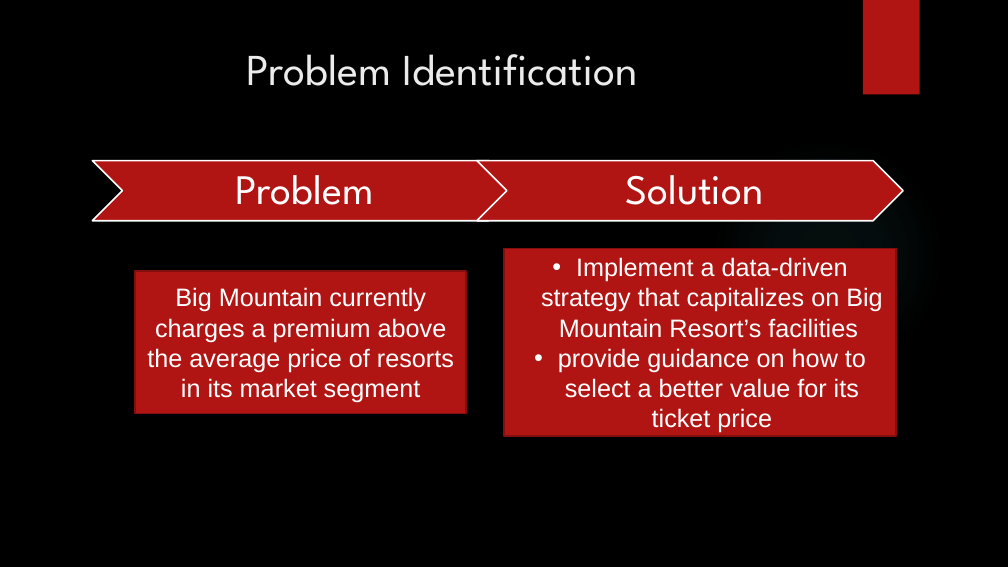
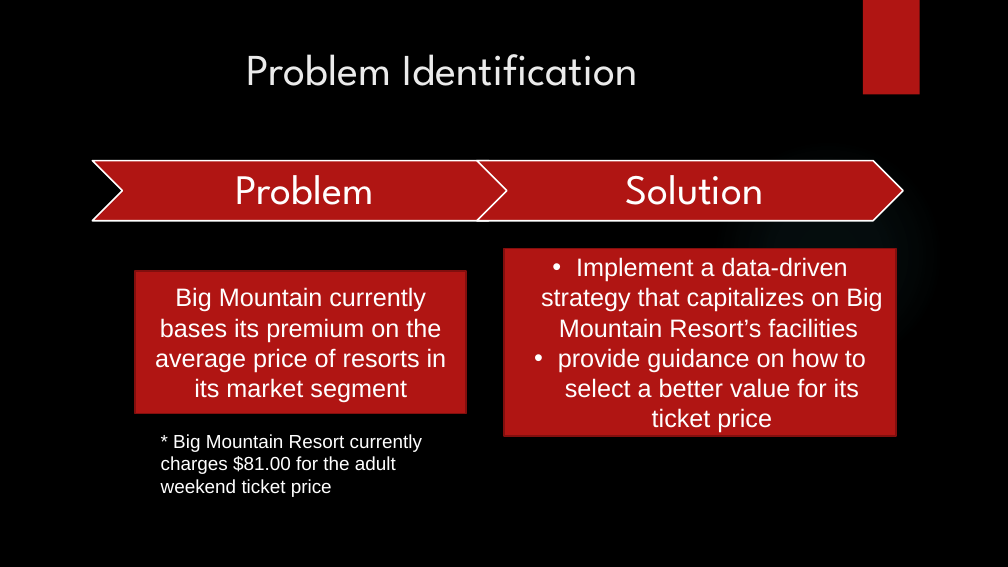
Before and after one commit to mbarona2/DataScienceGuidedCapstone, a slide deck: slide 3 of Barona_Melissa_Guided_Capstone_presentation.pptx (slide 2 before the commit). Drawn at 1008x567 pixels with LibreOffice and Linux fonts; fonts in the diff are those of the drawing; background and template pictures are left out. Boxes give left, top, right and bottom in pixels: in the first picture for what was removed or moved away, otherwise in the second. Text is boxed around its words. In the diff, an @@ line names an element or a change of style, - is before the commit and + after.

Commit message:
updating presentation

```diff
--- a/Barona_Melissa_Guided_Capstone_presentation.pptx
+++ b/Barona_Melissa_Guided_Capstone_presentation.pptx
@@ text in rectangle at <box>155,287,447,403</box>: text changed @@
-Big Mountain currently charges a premium above the average price of resorts in its market segment
+Big Mountain currently bases its premium on the average price of resorts in its market segment
@@ text added at <box>161,434,422,497</box>, 18 pt, text #FFFFFF @@
+* Big Mountain Resort currently charges $81.00 for the adult weekend ticket price
```
Also in this commit, not shown: 1 other slide changed, 1 slide added.
